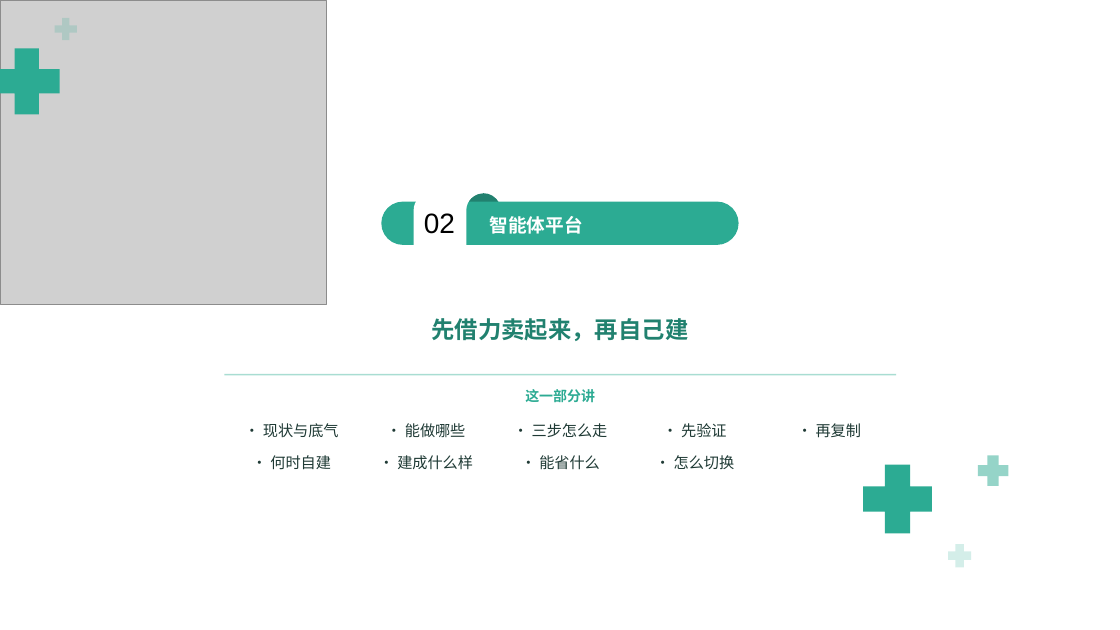
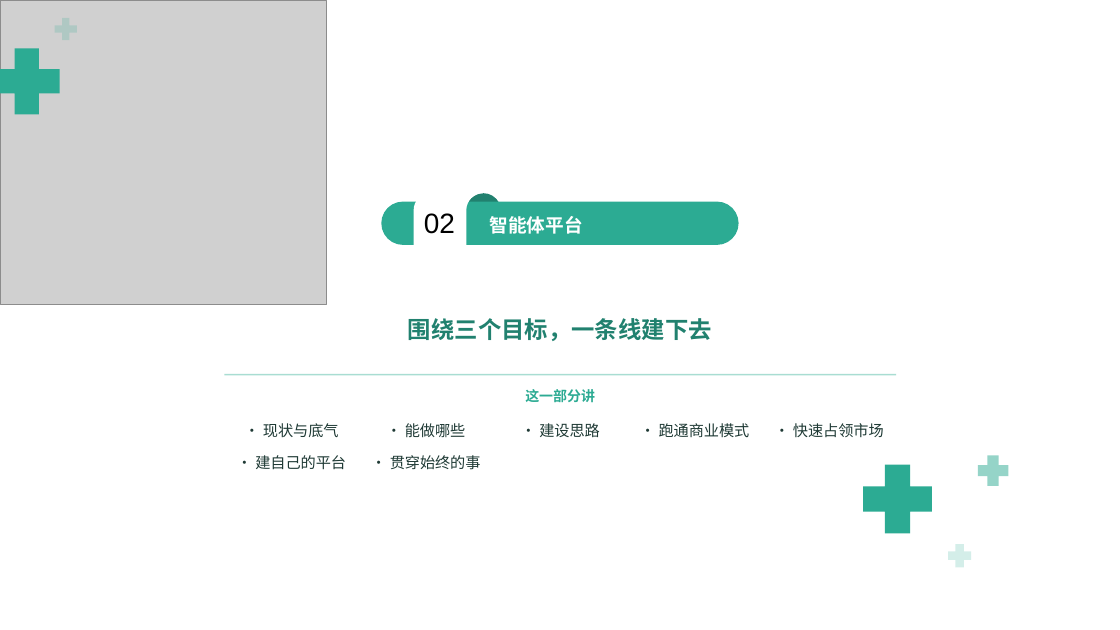
Before and after one commit to keanying/relevance, a slide deck: slide 34 of AI＋数据平台_老板汇报_青绿模板.pptx (slide 30 before the commit). Drawn at 1120x630 pixels with LibreOffice and Linux fonts; fonts in the diff are those of the drawing; grey boxes stand for pictures; background and template pictures are left out. Boxes give left, top, right and bottom in pixels: in the first picture for what was removed or moved away, otherwise in the second. Text is boxed around its words. In the diff, an @@ line names an element or a change of style, - is before the commit and + after.

```diff
--- a/AI＋数据平台_老板汇报_青绿模板.pptx
+++ b/AI＋数据平台_老板汇报_青绿模板.pptx
@@ text at (408, 318, 712, 341): text changed @@
-先借力卖起来，再自己建
+围绕三个目标，一条线建下去
@@ text at (539, 423, 600, 437): text changed @@
-· 三步怎么走
+· 建设思路
@@ text at (659, 423, 750, 437): text changed @@
-· 先验证
+· 跑通商业模式
@@ text at (793, 423, 884, 437): text changed @@
-· 再复制
+· 快速占领市场
@@ text at (255, 455, 346, 470): text changed @@
-· 何时自建
+· 建自己的平台
@@ text at (390, 455, 481, 470): text changed @@
-· 建成什么样
+· 贯穿始终的事
@@ text removed at (539, 455, 600, 470) @@
-· 能省什么
@@ text removed at (674, 455, 735, 469) @@
-· 怎么切换
```
Also in this commit, not shown: 42 other slides changed, 8 slides added, 4 slides removed.
